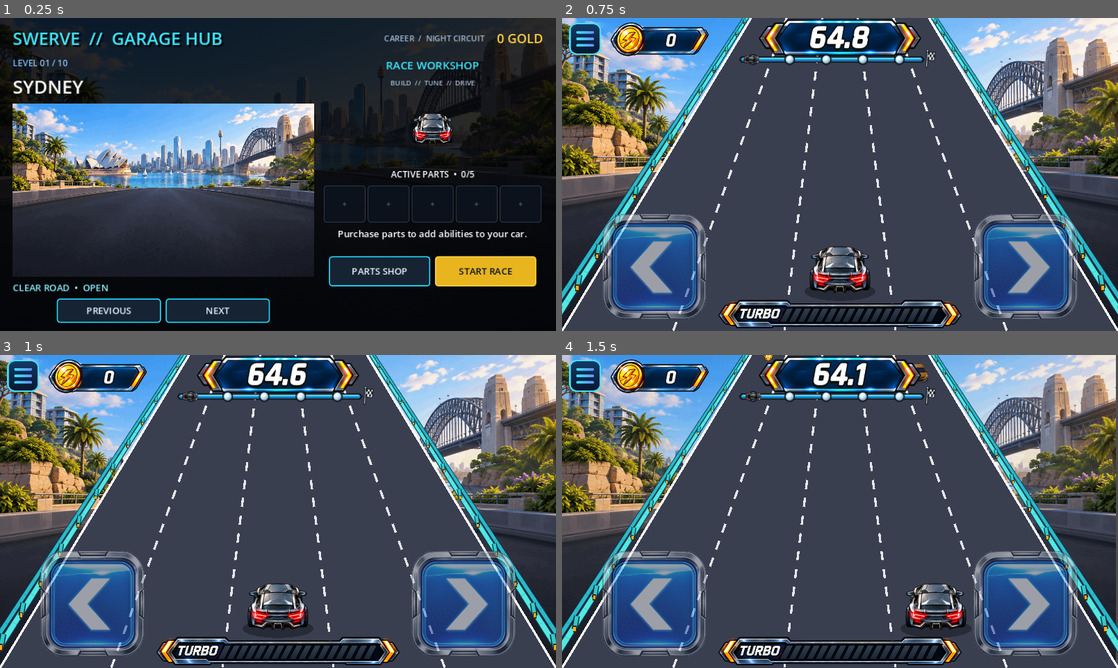
Above: before the commit, frames 1-4 (two rows, left to right).
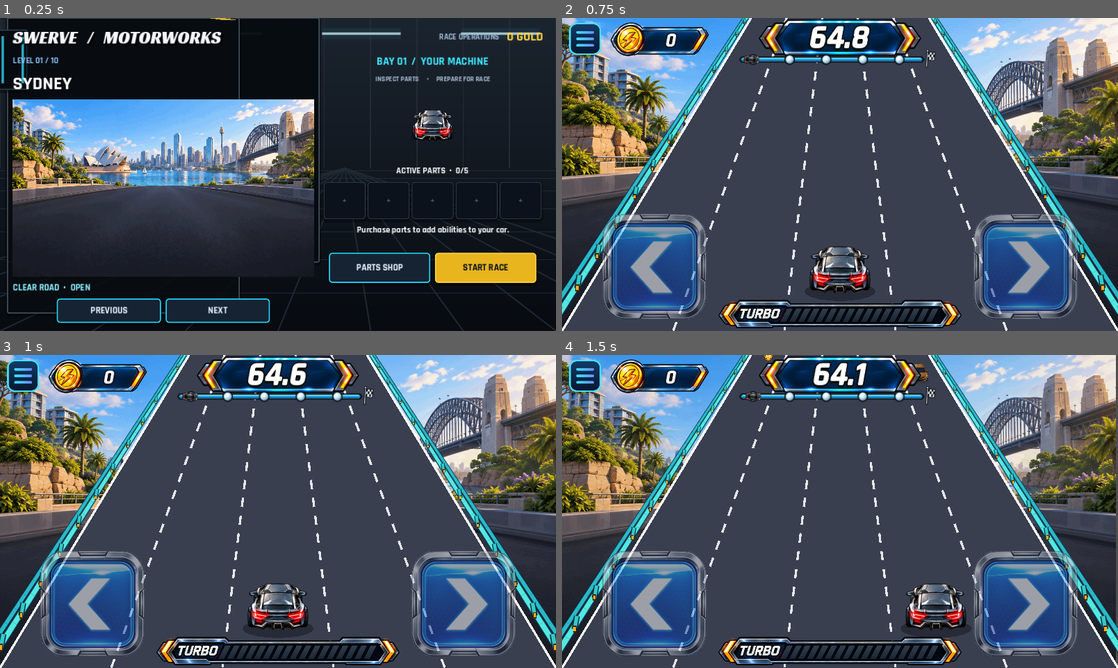
Above: after the commit, the same moments.

Repository: kjs8806/swerve
Game: Godot game, scene res://scenes/Main.tscn
The game is run twice, just before and just after one commit, with the same random seed, the same clock (stepped at 60 frames per second) and the same inputs. Sound files missing from this copy of the repository are replaced by a short silence.
Inputs:
- Up to frame 1 (0.25 s): no input
- Up to frame 2 (0.75 s): click "START RACE" at 0.5 s
- Up to frame 3 (1 s): no input
- Up to frame 4 (1.5 s): tap Enter at 1.25, 1.35 s; hold Right from 1.28 s (still down)

The runs differ from the first frame. In frame 1, 31% of the frame differs, in the area x 0-100%, y 0-100%; in frame 2, nothing differs; in frame 3, nothing differs; in frame 4, nothing differs.

Commit message:
Restyle lobby and shop as racing workshop

Diff:
--- /dev/null
+++ b/godot/scripts/GarageBackdrop.gd
@@ -0,0 +1,33 @@
+extends Control
+
+# Resolution-independent service-bay architecture; no animation or input cost.
+func _ready() -> void:
+	mouse_filter = Control.MOUSE_FILTER_IGNORE
+	resized.connect(queue_redraw)
+
+
+func _draw() -> void:
+	var w := size.x
+	var h := size.y
+	draw_rect(Rect2(Vector2.ZERO, size), Color("090d13"))
+	for i in range(24):
+		var t := float(i) / 24.0
+		draw_rect(Rect2(0, h * t, w, h / 24.0 + 1), Color("202b37").lerp(Color("080b11"), t))
+	var vanishing := Vector2(w * 0.62, h * 0.48)
+	for i in range(13):
+		var x := float(i) * w / 12.0
+		draw_line(Vector2(x, 0), Vector2(x, h * 0.48), Color("293440"), 2)
+		draw_line(vanishing, Vector2((float(i) - 3.0) * w / 6.0, h), Color("26323d"), 1, true)
+	for i in range(1, 8):
+		var t := float(i) / 8.0
+		var y := h * 0.48 + h * 0.52 * t * t
+		draw_line(Vector2(0, y), Vector2(w, y), Color("26323d"), 1)
+	for i in range(4):
+		var x := w * (0.08 + float(i) * 0.25)
+		draw_line(Vector2(x, h * 0.05), Vector2(x + w * 0.14, h * 0.05), Color(0.2, 0.8, 1.0, 0.08), 18, true)
+		draw_line(Vector2(x, h * 0.05), Vector2(x + w * 0.14, h * 0.05), Color("c4e7f0"), 3, true)
+	# Tool-cabinet drawers at the back of the workshop.
+	for i in range(5):
+		var r := Rect2(w * 0.025, h * (0.22 + float(i) * 0.044), w * 0.17, h * 0.035)
+		draw_rect(r, Color("18222b"))
+		draw_line(r.position + Vector2(12, 5), r.position + Vector2(r.size.x - 12, 5), Color("66727a"), 2)
--- a/godot/scripts/LevelSelect.gd
+++ b/godot/scripts/LevelSelect.gd
@@ -43,6 +43,20 @@
 
 
 func _ready() -> void:
+	var bay := Control.new()
+	bay.set_script(preload("res://scripts/GarageBackdrop.gd"))
+	bay.show_behind_parent = true
+	add_child(bay)
+	move_child(bay, 0)
+	bay.set_anchors_and_offsets_preset(Control.PRESET_FULL_RECT)
+	backdrop.visible = false
+	$Shade.color = Color(0.01, 0.02, 0.03, 0.18)
+	var shop_bay := Control.new()
+	shop_bay.set_script(preload("res://scripts/GarageBackdrop.gd"))
+	shop_overlay.add_child(shop_bay)
+	shop_overlay.move_child(shop_bay, 0)
+	shop_bay.set_anchors_and_offsets_preset(Control.PRESET_FULL_RECT)
+	$ShopOverlay/Shade.color = Color(0.01, 0.02, 0.03, 0.30)
 	_apply_racing_theme()
 	car_preview.texture = _player_preview()
 	resized.connect(queue_redraw)
@@ -64,8 +78,14 @@
 	var root_position := get_global_rect().position
 	var city_rect := Rect2(city_panel.get_global_rect().position - root_position - Vector2(10, 9), city_panel.size + Vector2(20, 18))
 	var garage_rect := Rect2(garage_panel.get_global_rect().position - root_position - Vector2(10, 9), garage_panel.size + Vector2(20, 18))
-	draw_style_box(_panel_style(Color(PANEL, 0.90), Color("36506a"), 1, 5), city_rect)
-	draw_style_box(_panel_style(Color(PANEL, 0.94), CYAN, 2, 5), garage_rect)
+	draw_style_box(_panel_style(Color(0.03, 0.05, 0.07, 0.92), Color("53616b"), 2, 3), city_rect)
+	draw_style_box(_panel_style(Color(0.04, 0.06, 0.08, 0.82), Color("53616b"), 2, 3), garage_rect)
+	var car_rect := Rect2(car_preview.global_position - root_position, car_preview.size)
+	var platform := Rect2(car_rect.position + Vector2(24, 12), car_rect.size - Vector2(48, 18))
+	draw_style_box(_panel_style(Color("080d13"), Color("384d5c"), 2, 12), platform)
+	for side in [-1.0, 1.0]:
+		var x: float = platform.get_center().x + float(side) * platform.size.x * 0.36
+		draw_line(Vector2(x, platform.position.y + 12), Vector2(x, platform.end.y - 12), Color("30cdea"), 3, true)
 	var slash_x := garage_rect.position.x + garage_rect.size.x - 62.0
 	draw_colored_polygon(PackedVector2Array([
 		Vector2(slash_x, garage_rect.position.y),
@@ -135,7 +155,10 @@
 		card.custom_minimum_size = Vector2(215, 270)
 		card.size_flags_horizontal = Control.SIZE_SHRINK_CENTER
 		card.size_flags_vertical = Control.SIZE_FILL
-		card.add_theme_stylebox_override("panel", _panel_style(Color("111d2d"), RARITY_COLORS[part["rarity"]], 2, 10))
+		var tray := _panel_style(Color("17212b"), Color("4d5b68"), 1, 4)
+		tray.border_width_top = 4
+		tray.border_color = RARITY_COLORS[part["rarity"]]
+		card.add_theme_stylebox_override("panel", tray)
 		var card_layout := VBoxContainer.new()
 		card_layout.add_theme_constant_override("separation", 6)
 		card.add_child(card_layout)
@@ -286,11 +309,24 @@
 
 
 func _apply_racing_theme() -> void:
+	var garage_theme := Theme.new()
+	garage_theme.default_font = preload("res://assets/fonts/Rajdhani-Bold.ttf")
+	garage_theme.default_font_size = 15
+	theme = garage_theme
+	$Shade/Margin/Layout/TopBar/Title.text = "SWERVE   /   MOTORWORKS"
+	$Shade/Margin/Layout/TopBar/Title.add_theme_font_override("font", preload("res://assets/fonts/RacingSansOne-Regular.ttf"))
+	$Shade/Margin/Layout/TopBar/Title.add_theme_color_override("font_color", Color("f4f7fa"))
+	$Shade/Margin/Layout/TopBar/Mode.text = "RACE OPERATIONS   "
+	$Shade/Margin/Layout/Main/GaragePanel/GarageTitle.text = "BAY 01  /  YOUR MACHINE"
+	$Shade/Margin/Layout/Main/GaragePanel/GarageKicker.text = "INSPECT PARTS     •     PREPARE FOR RACE"
+	$ShopOverlay/Shade/Panel/Layout/Header/Title.text = "PERFORMANCE DEPARTMENT"
+	$ShopOverlay/Shade/Panel/Layout/Subtitle.text = "WORKSHOP STOCK    •    INSTALL UPGRADES    •    BUILD YOUR LOADOUT"
+	$ShopOverlay/Shade/Panel/Layout/Header/Title.add_theme_font_override("font", preload("res://assets/fonts/RacingSansOne-Regular.ttf"))
 	var city_panel := $Shade/Margin/Layout/Main/CityPanel
 	var garage_panel := $Shade/Margin/Layout/Main/GaragePanel
 	city_panel.add_theme_constant_override("separation", 7)
 	garage_panel.add_theme_constant_override("separation", 8)
-	$ShopOverlay/Shade/Panel.add_theme_stylebox_override("panel", _panel_style(Color("080f19"), CYAN, 2, 4))
+	$ShopOverlay/Shade/Panel.add_theme_stylebox_override("panel", _panel_style(Color(0.03, 0.05, 0.07, 0.91), Color("53616b"), 2, 4))
 	for button in [
 		$Shade/Margin/Layout/Main/CityPanel/Carousel/Previous,
 		$Shade/Margin/Layout/Main/CityPanel/Carousel/Next,
@@ -314,6 +350,7 @@
 	button.add_theme_stylebox_override("hover", _panel_style(hover_bg, line, 3, 5))
 	button.add_theme_stylebox_override("pressed", _panel_style(Color("0c1723"), Color.WHITE, 3, 5))
 	button.add_theme_stylebox_override("disabled", _panel_style(Color("0b121c"), Color("344354"), 1, 5))
+	button.add_theme_stylebox_override("focus", _panel_style(Color(0, 0, 0, 0), Color.WHITE, 2, 5))
 	button.add_theme_color_override("font_color", INK if accent else Color("e8f3ff"))
 	button.add_theme_color_override("font_hover_color", INK if accent else Color.WHITE)
 	button.add_theme_color_override("font_pressed_color", Color.WHITE)
@@ -334,6 +371,9 @@
 	style.content_margin_right = 10
 	style.content_margin_top = 8
 	style.content_margin_bottom = 8
+	style.shadow_color = Color(0, 0, 0, 0.4)
+	style.shadow_size = 4
+	style.shadow_offset = Vector2(0, 3)
 	return style
 
 
